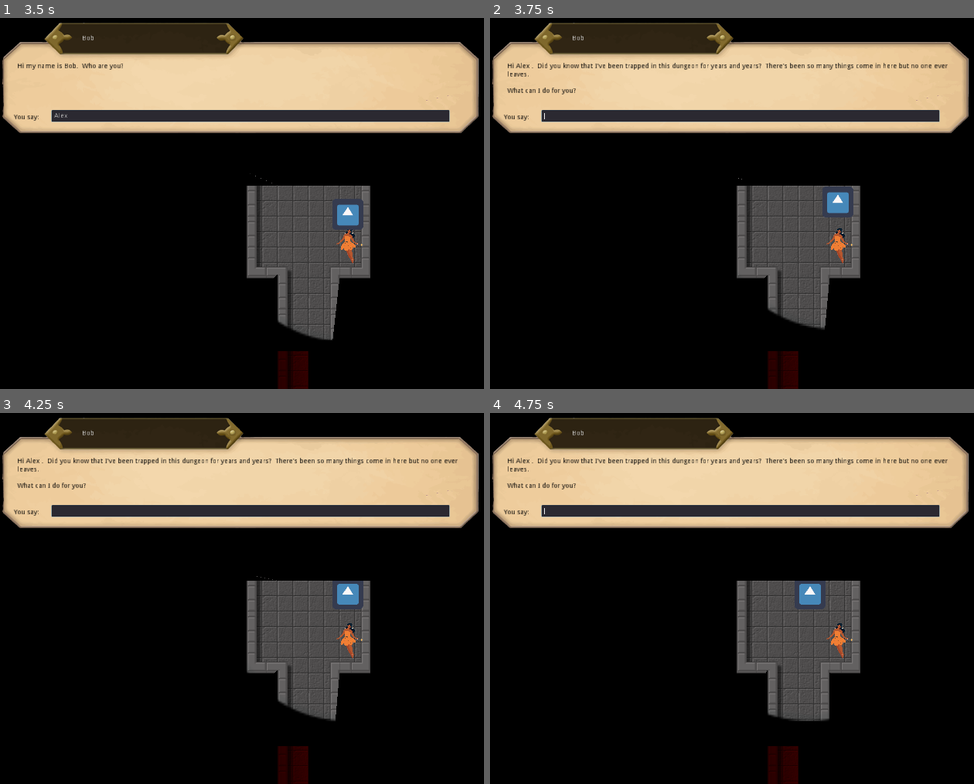
Above: before the commit, frames 1-4 (two rows, left to right).
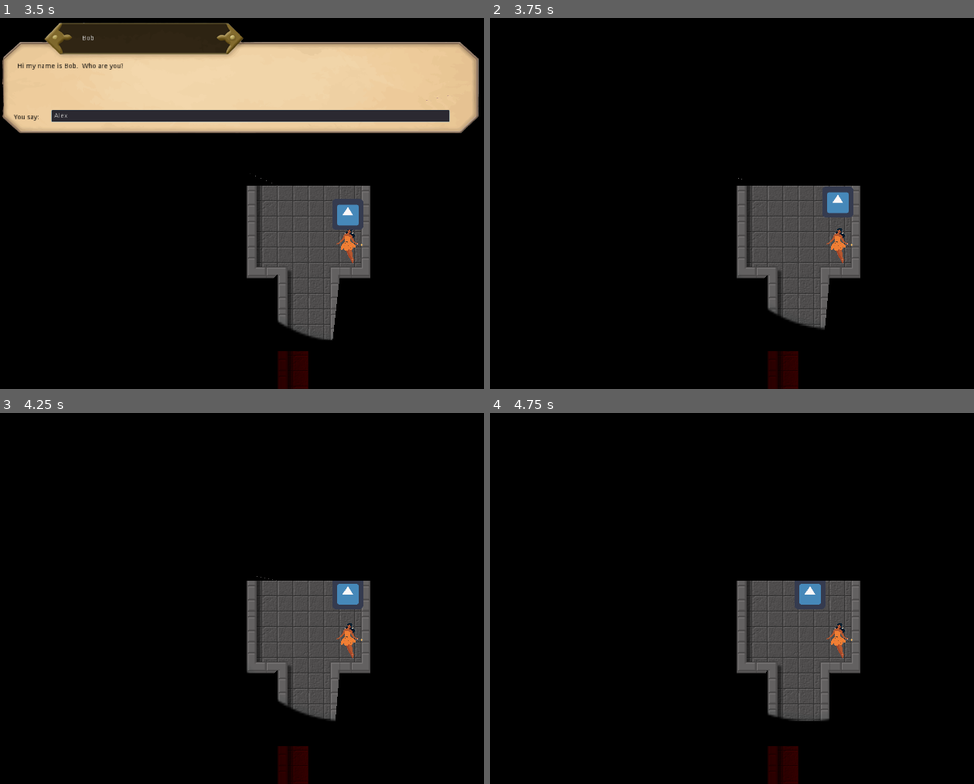
Above: after the commit, the same moments.

Repository: crpalmer/tile-game
Game: Godot game, scene res://Dungeon/Dungeon.tscn
Same seed, same stepped clock (60 frames per second), same inputs: the game is played once before the commit and once after it. The engine's default icon, where the game draws it, is replaced by a stand-in: a white triangle on a blue panel in a dark square.
Inputs (mouse positions are in pixels of both pictures, inside the frame that each line leads up to):
- Up to frame 1 (3.5 s): tap Enter at 0.5 s; hold Right (right) 0.53-1.28 s; hold Down (down) 1.28-2 s; click (251, 114) at 2.02 s; type "Alex" at 2.1 s; tap Space at 2.75 s; hold Right (right) from 2.78 s (still down)
- Up to frame 2 (3.75 s): tap Enter at 3.5 s; release Right (right) at 3.53 s; hold Up (up) from 3.53 s (still down)
- Up to frame 3 (4.25 s): keep holding Up (up)
- Up to frame 4 (4.75 s): tap Space at 4.25 s; release Up (up) at 4.28 s; hold Left (left) from 4.28 s (still down)

Frame 1 is identical in both runs. In frame 2, 26% of the frame differs, in the area x 0-100%, y 1-32%; in frame 3, 26%; in frame 4, 26%.

Commit message:
don't bother with the player forwarding tracking, everyone tracks now instead

Diff:
--- a/Characters/NPC/NPC.gd
+++ b/Characters/NPC/NPC.gd
@@ -8,7 +8,8 @@
 func _ready():
 	var player = GameState.player
 	if player:
-		player.connect("entered", self, "on_Player_entered")
+		$TrackingArea.connect("entered", self, "area_entered")
+		$TrackingArea.connect("exited", self, "area_exited")
 
 func start_conversation():
 	$d/Conversation/SpeakerName.text = speaker_name
@@ -80,11 +81,11 @@
 	$d/Conversation/More.visible = false
 	$d/Conversation/PlayerText.grab_focus()
 
-func on_Player_entered(who):
-	if who != self: return
+func area_entered(who):
+	if who != GameState.player: return
 	if hostile: GameState.attack_player(self)
 	else: start_conversation()
 
-func on_Player_exited(who):
-	if who != self: return
+func area_exited(who):
+	if who != GameState.player: return
 	end_conversation()
--- a/Characters/Player.gd
+++ b/Characters/Player.gd
@@ -1,9 +1,5 @@
 extends BaseCharacter
 class_name Player
-
-signal collided_with
-signal entered
-signal exited
 
 func _init():
 	GameState.player = self
@@ -28,14 +24,6 @@
 		var who = $TrackingArea.who_is_in_area()
 		if who: attack(who)
 
-func _on_TrackingArea_entered(who):
-	if GameState.player != self:
-		print_debug("not me!")
-	emit_signal("entered", who)
-
-func _on_TrackingArea_exited(who):
-	emit_signal("exited", who)
-
 func died():
 	GameState.player = null
 	print_debug("Player died!")
--- a/Characters/Player.tscn
+++ b/Characters/Player.tscn
@@ -39,6 +39,3 @@
 [node name="CollisionShape2D" type="CollisionShape2D" parent="TrackingArea"]
 position = Vector2( -0.5, -0.5 )
 shape = SubResource( 1 )
-
-[connection signal="entered" from="TrackingArea" to="." method="_on_TrackingArea_entered"]
-[connection signal="exited" from="TrackingArea" to="." method="_on_TrackingArea_exited"]
